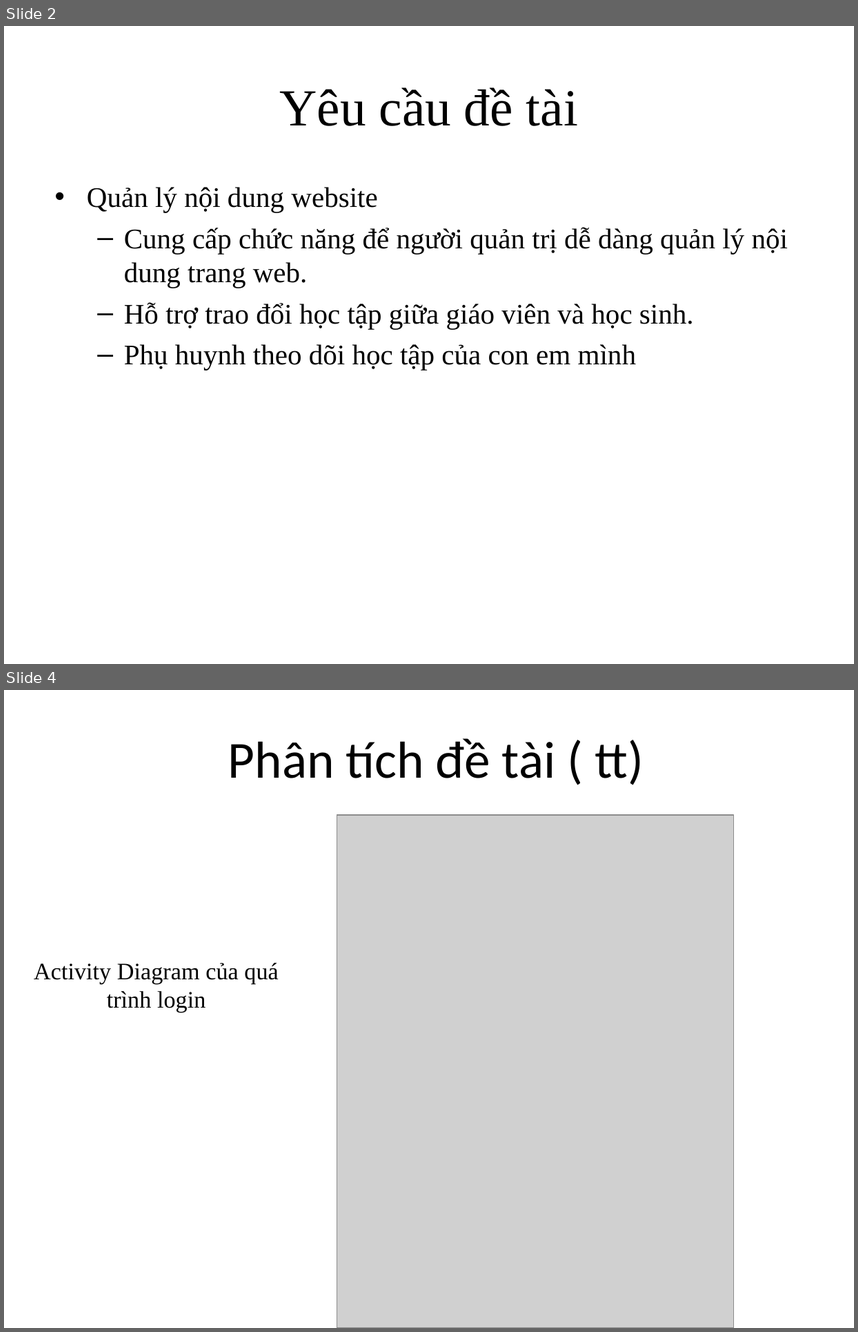
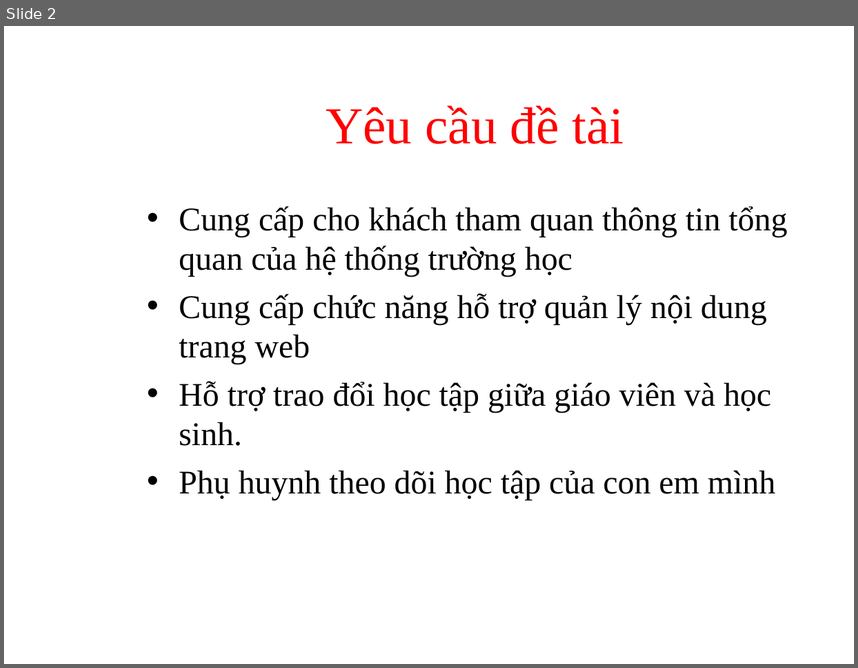
Before and after one commit to btnguyen2k/hsms, a slide deck: HSMS/Resources/baocaophanbien.ppt. Shown one above the other, each under a label of ours: slides 2 and 4 before the commit, slide 2 after it; the slides between them are not shown. The pictures are 858x1332 and 858x668 pixels, drawn with LibreOffice and Linux fonts; fonts in the diff are those of the drawing; grey boxes stand for pictures; background and template pictures are left out. Boxes give left, top, right and bottom in pixels: in the first picture for what was removed or moved away, otherwise in the second. Text is boxed around its words. In the diff, an @@ line names an element or a change of style, - is before the commit and + after.

```diff
--- a/HSMS/Resources/baocaophanbien.ppt
+++ b/HSMS/Resources/baocaophanbien.ppt
@@ slide 4 removed at [4, 690, 854, 1328], background #FFFFFF @@
@@ title removed at [228, 738, 644, 785] @@
-Phân tích đề tài ( tt)
@@ picture removed at [337, 815, 734, 1328] @@
@@ text removed at [34, 963, 278, 1012] @@
-Activity Diagram của quá trình login
@@ slide 2 changed as well @@
@@ title "Yêu cầu đề tài": place and size @@
-title "Yêu cầu đề tài" at [279, 87, 578, 126]
+title "Yêu cầu đề tài" at [326, 105, 624, 144]
@@ title "Yêu cầu đề tài" at [326, 105, 624, 144]: text colour #000000 to #FF0000 @@
@@ text "Cung cấp cho khách tham ...": place and size @@
-text "Cung cấp cho khách tham ..." at [87, 187, 788, 370]
+text "Cung cấp cho khách tham ..." at [179, 206, 787, 500]
@@ text at [179, 206, 787, 364]: text changed; size 24 to 28 pt @@
-• Quản lý nội dung website
-  – Cung cấp chức năng để người quản trị dễ dàng quản lý nội dung trang web.
+• Cung cấp cho khách tham quan thông tin tổng quan của hệ thống trường học
+• Cung cấp chức năng hỗ trợ quản lý nội dung trang web
@@ text at [179, 381, 775, 500]: size 24 to 28 pt in "Hỗ trợ trao đổi học tập giữa ...", "Phụ huynh theo dõi học tập của ..."; bullet – to •; list level 2 to 1 in "Hỗ trợ trao đổi học ..."; list level 2 to 1 in "Phụ huynh theo dõi học ..." @@
```
Also in this commit, not shown: 7 other slides changed, 12 slides added, 11 other slides removed, 2 other files.
